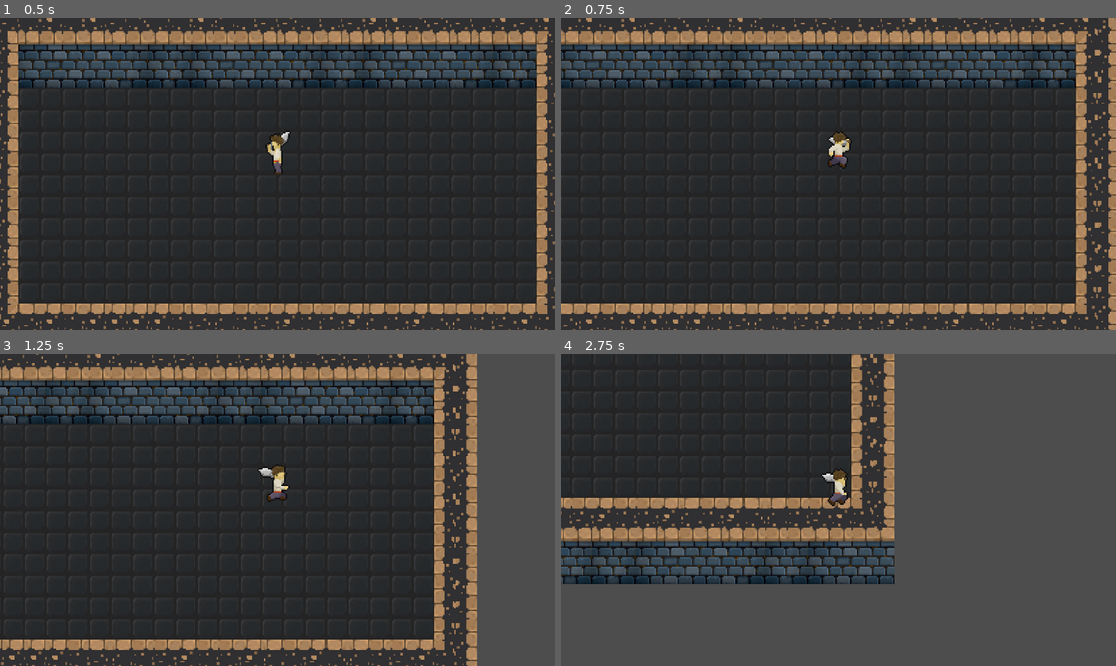
Above: before the commit, frames 1-4 (two rows, left to right).
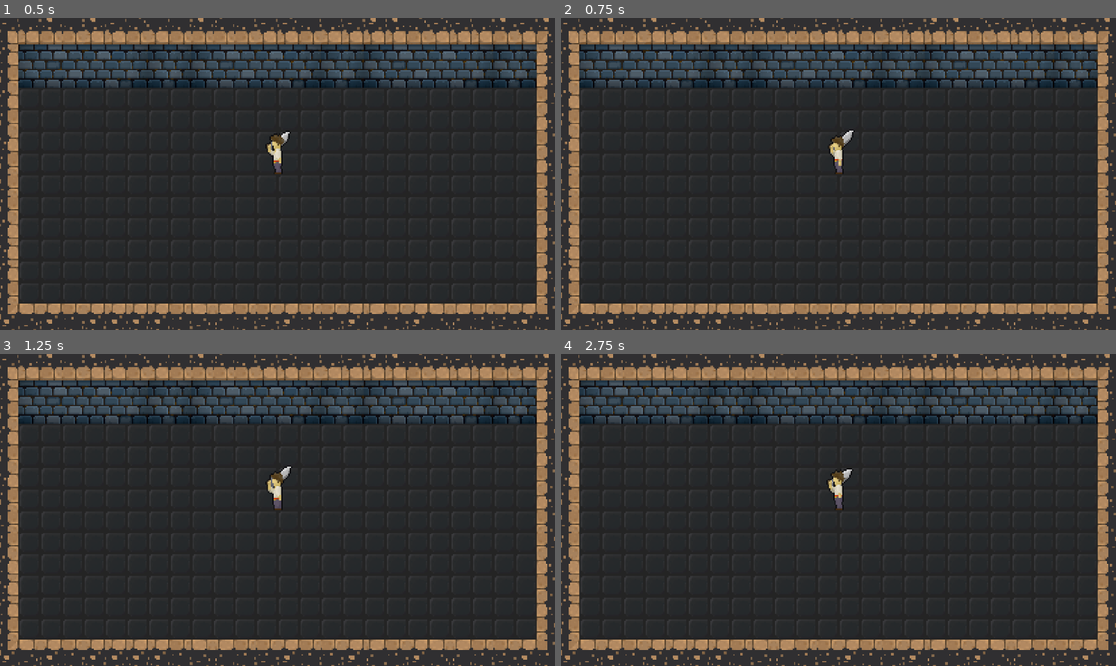
Above: after the commit, the same moments.

Repository: yeahright03/souls-like-game
Game: Godot game, scene res://scenes/game.tscn
Same seed, same stepped clock (60 frames per second), same inputs: the game is played once before the commit and once after it.
Inputs:
- Up to frame 1 (0.5 s): no input
- Up to frame 2 (0.75 s): hold D (move_right, bound only before the commit) from 0.53 s (still down)
- Up to frame 3 (1.25 s): keep holding D (move_right, bound only before the commit)
- Up to frame 4 (2.75 s): release D (move_right, bound only before the commit) at 1.28 s; hold S (move_down, bound only before the commit) 1.28-2.03 s; hold D (move_right, bound only before the commit) from 2.03 s (still down)

Frame 1 is identical in both runs. In frame 2, 15% of the frame differs, in the area x 0-100%, y 0-100%; in frame 3, 27%; in frame 4, 74%.

Commit message:
added mock-up assets
added mock-up gun
added mock-up melee
added mock-up bullet

Diff:
--- a/project.godot
+++ b/project.godot
@@ -17,28 +17,33 @@
 
 [input]
 
-move_right={
+moveRight={
 "deadzone": 0.2,
 "events": [Object(InputEventKey,"resource_local_to_scene":false,"resource_name":"","device":-1,"window_id":0,"alt_press …(192 unchanged characters)…
 , Object(InputEventKey,"resource_local_to_scene":false,"resource_name":"","device":-1,"window_id":0,"alt_pressed":false …(186 unchanged characters)…
 ]
 }
-move_left={
+moveLeft={
 "deadzone": 0.2,
 "events": [Object(InputEventKey,"resource_local_to_scene":false,"resource_name":"","device":-1,"window_id":0,"alt_press …(191 unchanged characters)…
 , Object(InputEventKey,"resource_local_to_scene":false,"resource_name":"","device":-1,"window_id":0,"alt_pressed":false …(186 unchanged characters)…
 ]
 }
-move_up={
+moveUp={
 "deadzone": 0.2,
 "events": [Object(InputEventKey,"resource_local_to_scene":false,"resource_name":"","device":-1,"window_id":0,"alt_press …(192 unchanged characters)…
 , Object(InputEventKey,"resource_local_to_scene":false,"resource_name":"","device":-1,"window_id":0,"alt_pressed":false …(186 unchanged characters)…
 ]
 }
-move_down={
+moveDown={
 "deadzone": 0.2,
 "events": [Object(InputEventKey,"resource_local_to_scene":false,"resource_name":"","device":-1,"window_id":0,"alt_press …(192 unchanged characters)…
 , Object(InputEventKey,"resource_local_to_scene":false,"resource_name":"","device":-1,"window_id":0,"alt_pressed":false …(186 unchanged characters)…
+]
+}
+playerAttack={
+"deadzone": 0.2,
+"events": [Object(InputEventMouseButton,"resource_local_to_scene":false,"resource_name":"","device":-1,"window_id":0,"alt_pressed":false,"shift_pressed":false,"ctrl_pressed":false,"meta_pressed":false,"button_mask":1,"position":Vector2(188, 1),"global_position":Vector2(197, 49),"factor":1.0,"button_index":1,"canceled":false,"pressed":true,"double_click":false,"script":null)
 ]
 }
 
Binary file added: textures/mock-up-bullet.png
Not shown, added: textures/mock-up-bullet.png.import
Binary file added: textures/mock-up-gun.png
Not shown, added: textures/mock-up-gun.png.import
Binary file added: textures/mock-up-melee.png
Not shown, added: textures/mock-up-melee.png.import
